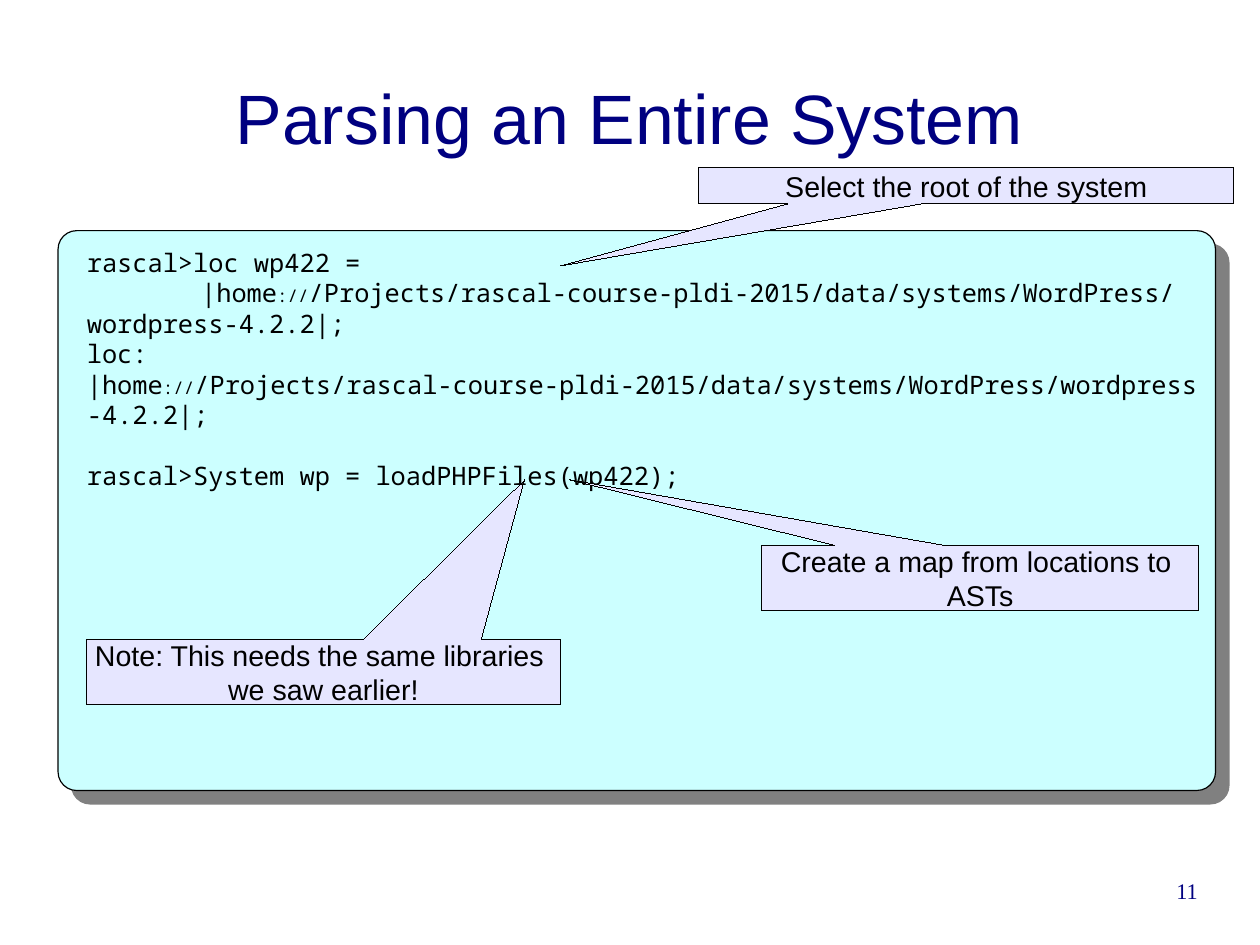
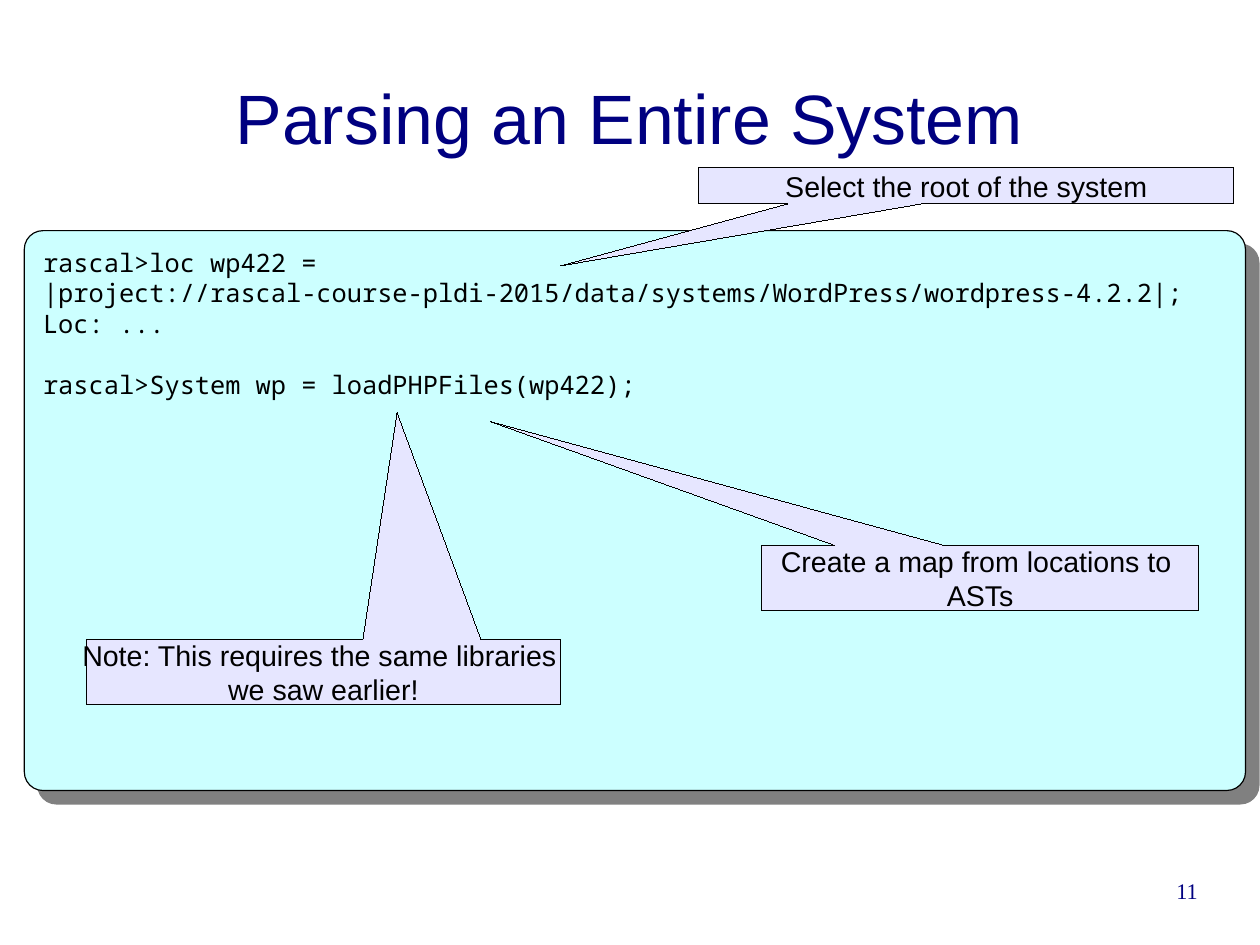
Before and after one commit to cwi-swat/rascal-course-pldi-2015, a slide deck: slide 11 of presentations/PHP-analysis.odp. Drawn at 1260x945 pixels with LibreOffice and Linux fonts; fonts in the diff are those of the drawing; background and template pictures are left out. Boxes give left, top, right and bottom in pixels: in the first picture for what was removed or moved away, otherwise in the second. Text is boxed around its words. In the diff, an @@ line names an element or a change of style, - is before the commit and + after.

```diff
--- a/presentations/PHP-analysis.odp
+++ b/presentations/PHP-analysis.odp
@@ rounded rectangle resized from (x1=58, y1=231, x2=1217, y2=791) to (x1=24, y1=231, x2=1246, y2=791) @@
@@ text "rascal>loc wp422 =" moved from (x1=87, y1=252, x2=1197, y2=492) to (x1=43, y1=252, x2=1182, y2=401) @@
@@ text at (x1=43, y1=282, x2=1182, y2=334): text changed @@
-|home:///Projects/rascal-course-pldi-2015/data/systems/WordPress/wordpress-4.2.2|;
-loc: |home:///Projects/rascal-course-pldi-2015/data/systems/WordPress/wordpress-4.2.2|;
+|project://rascal-course-pldi-2015/data/systems/WordPress/wordpress-4.2.2|;
+Loc: ...
@@ text in speech box at (x1=82, y1=643, x2=556, y2=671): text changed @@
-Note: This needs the same libraries
+Note: This requires the same libraries
@@ speech box "Note: This requires the same ..." at (x1=87, y1=639, x2=560, y2=704): proportions changed @@
```
Also in this commit, not shown: 10 other slides changed, 2 slides added, 1 slide removed, 1 other file.
